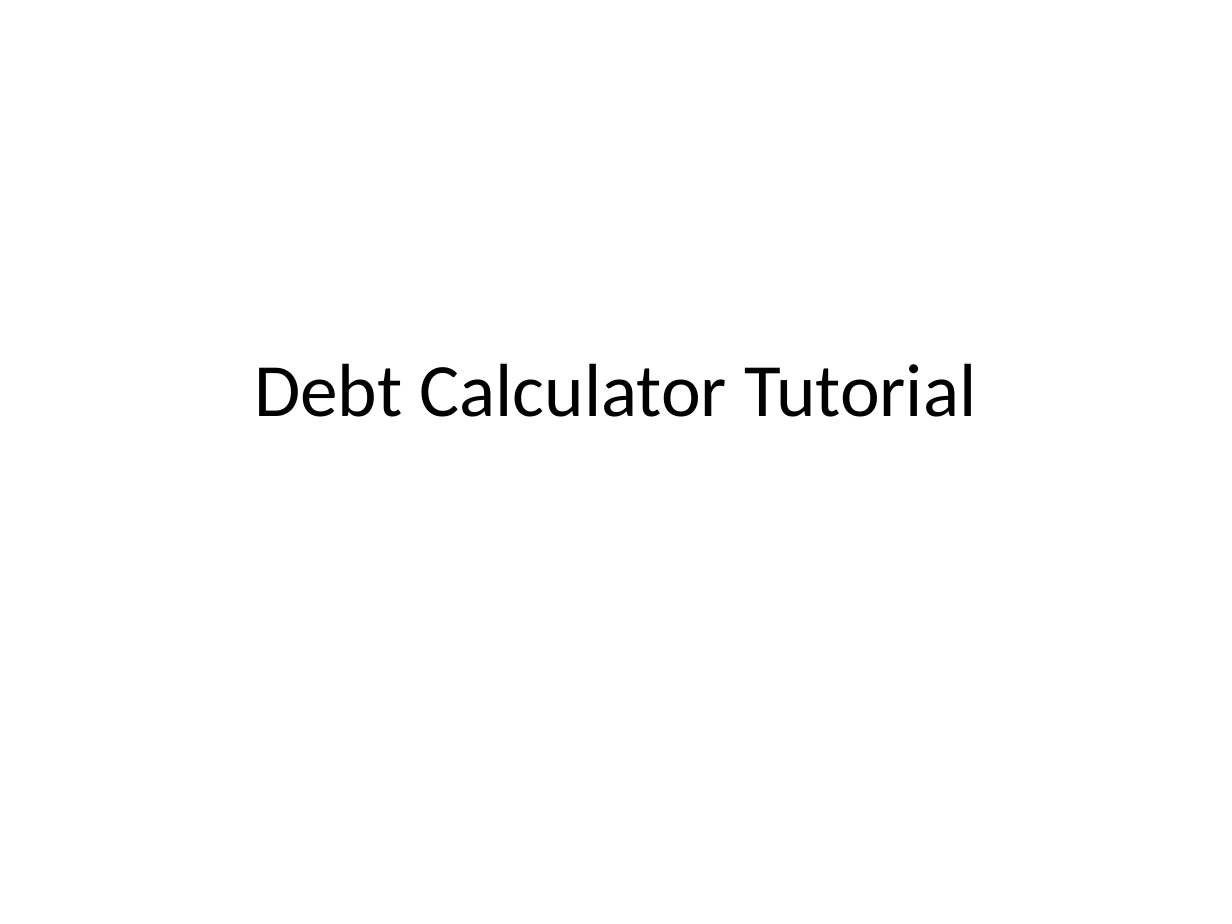
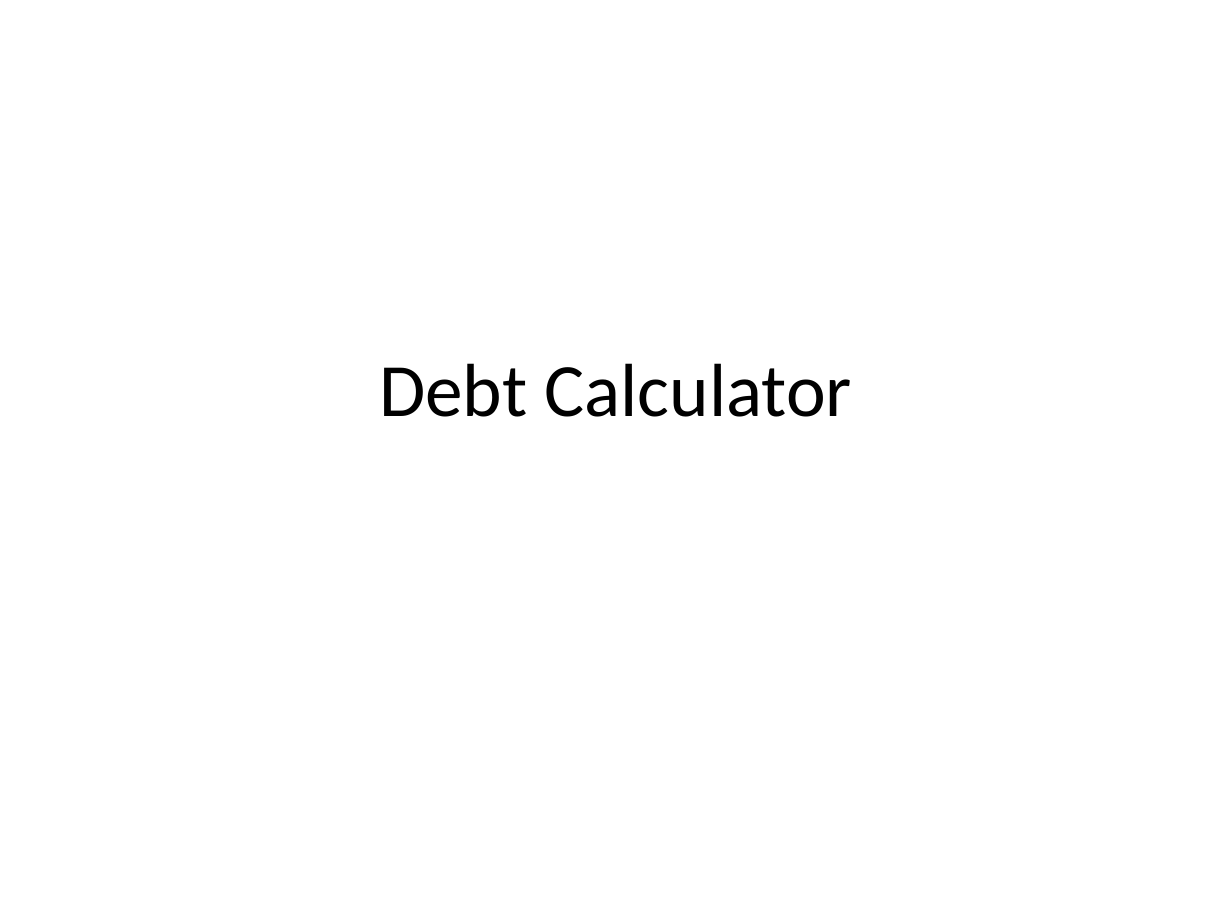
Before and after one commit to josephdangelo/UMUC-debt-payment, a slide deck: slide 1 of dist/howtouse/Instructions.pptx. Drawn at 1232x924 pixels with LibreOffice and Linux fonts; fonts in the diff are those of the drawing. Boxes give left, top, right and bottom in pixels: in the first picture for what was removed or moved away, otherwise in the second. Text is boxed around its words. In the diff, an @@ line names an element or a change of style, - is before the commit and + after.

```diff
--- a/dist/howtouse/Instructions.pptx
+++ b/dist/howtouse/Instructions.pptx
@@ title at (379, 363, 852, 417): text changed @@
-Debt Calculator Tutorial
+Debt Calculator
```
Also in this commit, not shown: 1 other slide changed, 2 slides added, 6 slides removed, 2 other files.
